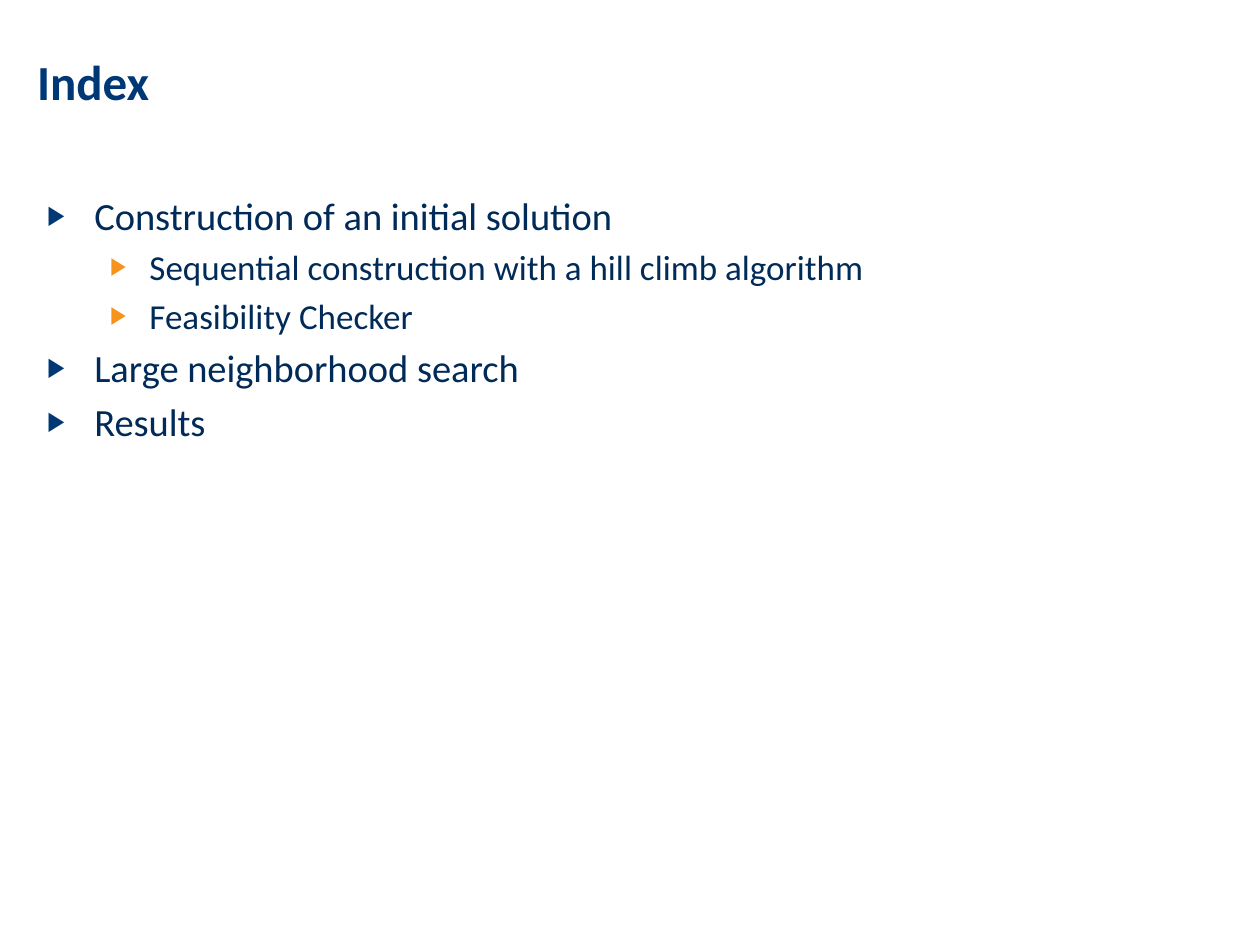
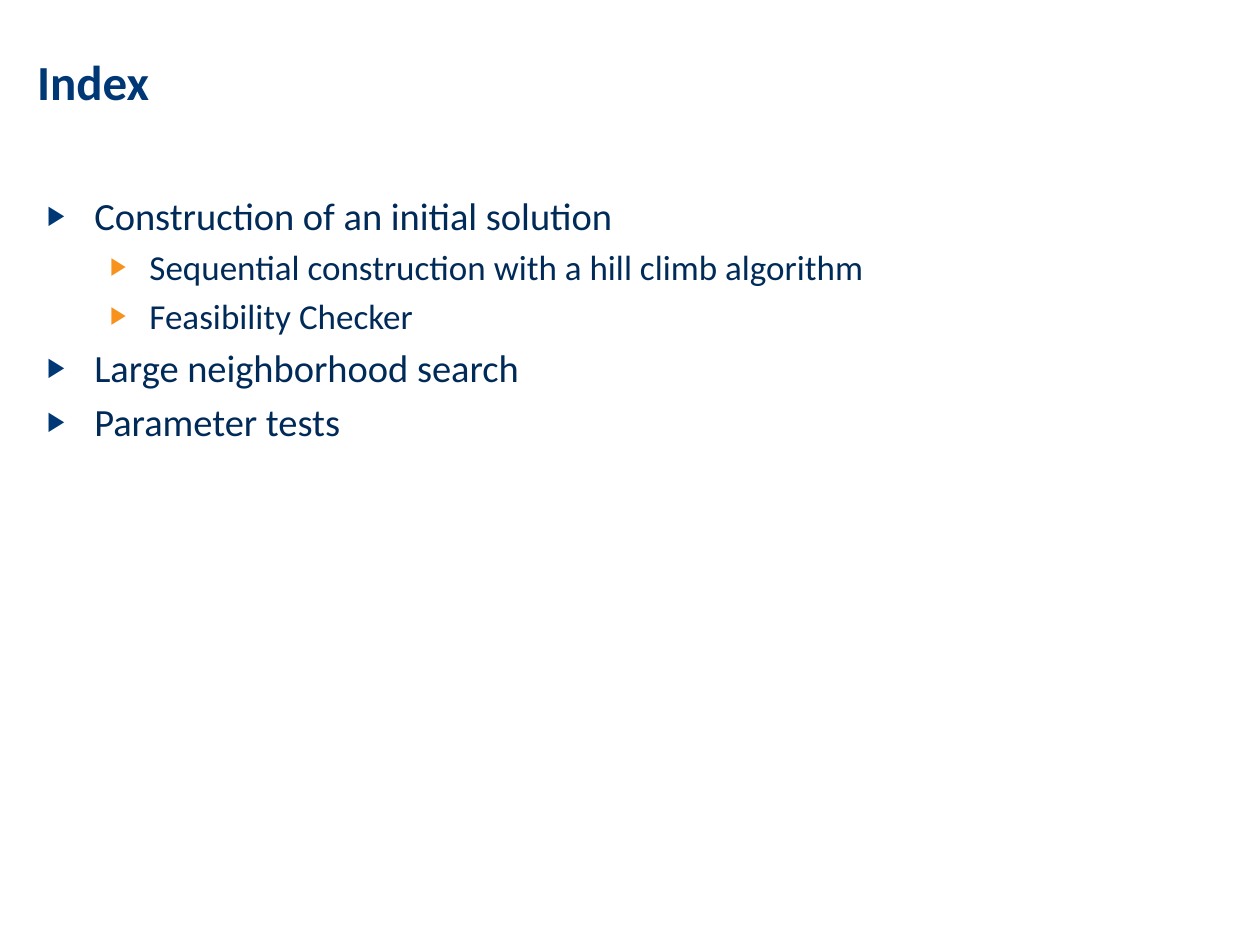
Before and after one commit to ahmad-emanuel/ORB-DARP-Project, a slide deck: slide 2 of Presentation/presentation.pptx. Drawn at 1260x945 pixels with LibreOffice and Linux fonts; fonts in the diff are those of the drawing; background and template pictures are left out. Boxes give left, top, right and bottom in pixels: in the first picture for what was removed or moved away, otherwise in the second. Text is boxed around its words. In the diff, an @@ line names an element or a change of style, - is before the commit and + after.

Commit message:
added parameter tests and SC restart

```diff
--- a/Presentation/presentation.pptx
+++ b/Presentation/presentation.pptx
@@ text at (94, 411, 340, 437): text changed @@
-▶ Results
+▶ Parameter tests
```
Also in this commit, not shown: 2 other slides changed.
